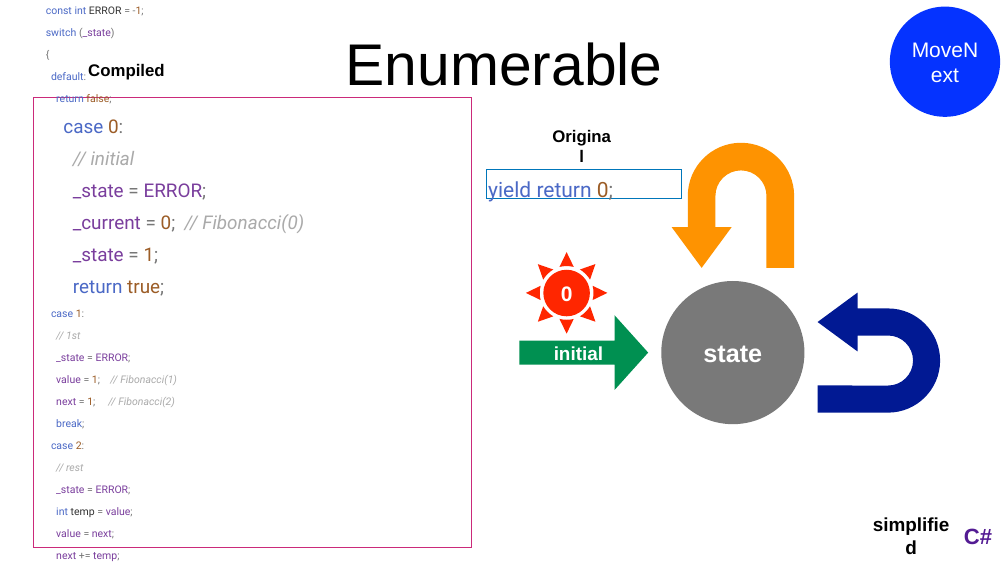
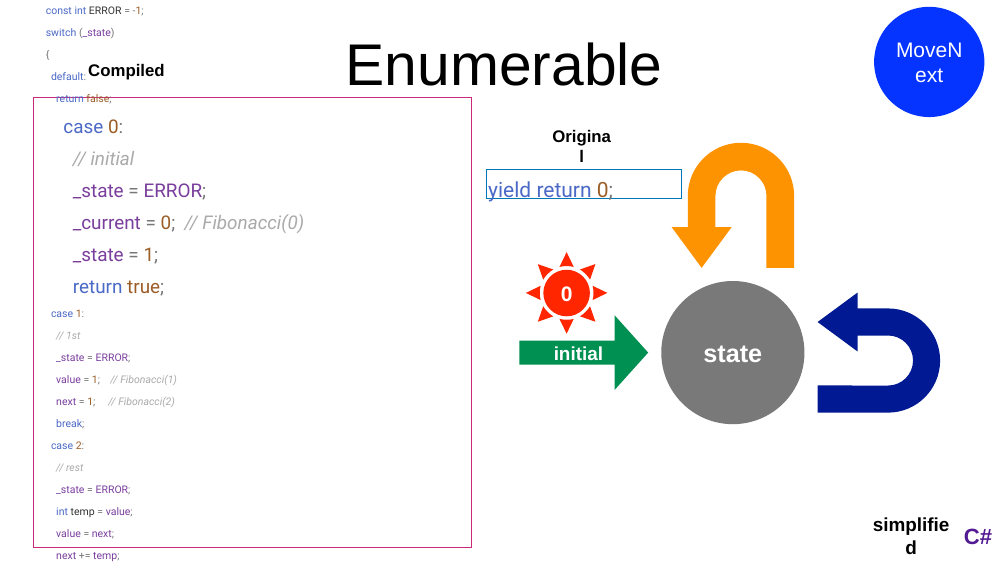
Before and after one commit to MikeMKH/talk-my-compiler-did-what, a slide deck: slide 47 of My Compiler Did What.pptx. Drawn at 1008x567 pixels with LibreOffice and Linux fonts; fonts in the diff are those of the drawing. Boxes give left, top, right and bottom in pixels: in the first picture for what was removed or moved away, otherwise in the second. Text is boxed around its words. In the diff, an @@ line names an element or a change of style, - is before the commit and + after.

```diff
--- a/My Compiler Did What.pptx
+++ b/My Compiler Did What.pptx
@@ ellipse "MoveNext": place and size @@
-ellipse "MoveNext" at <box>890,6,1000,117</box>
+ellipse "MoveNext" at <box>874,7,984,117</box>
```
Also in this commit, not shown: 12 other slides changed, 2 other files.
